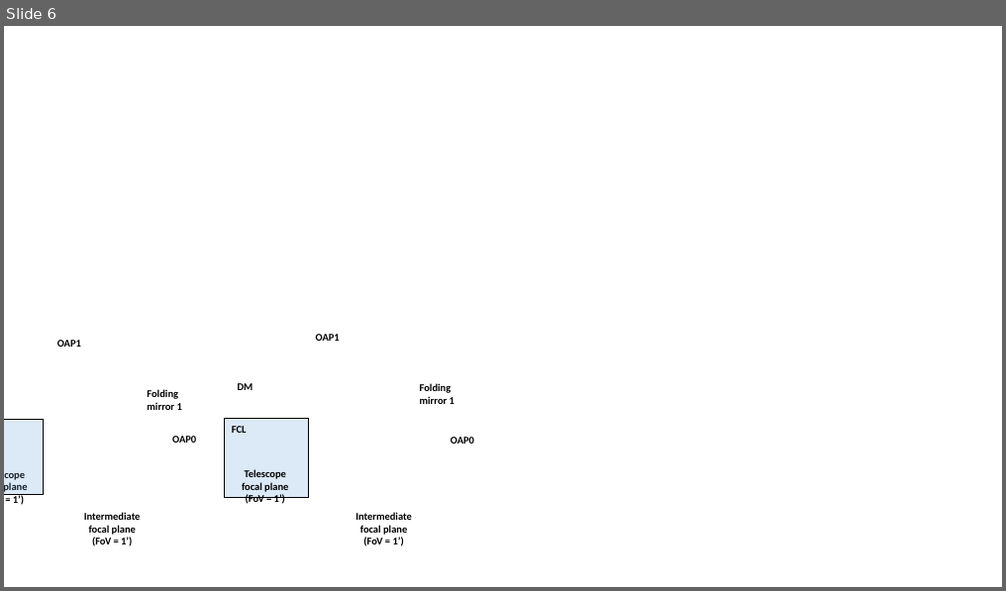
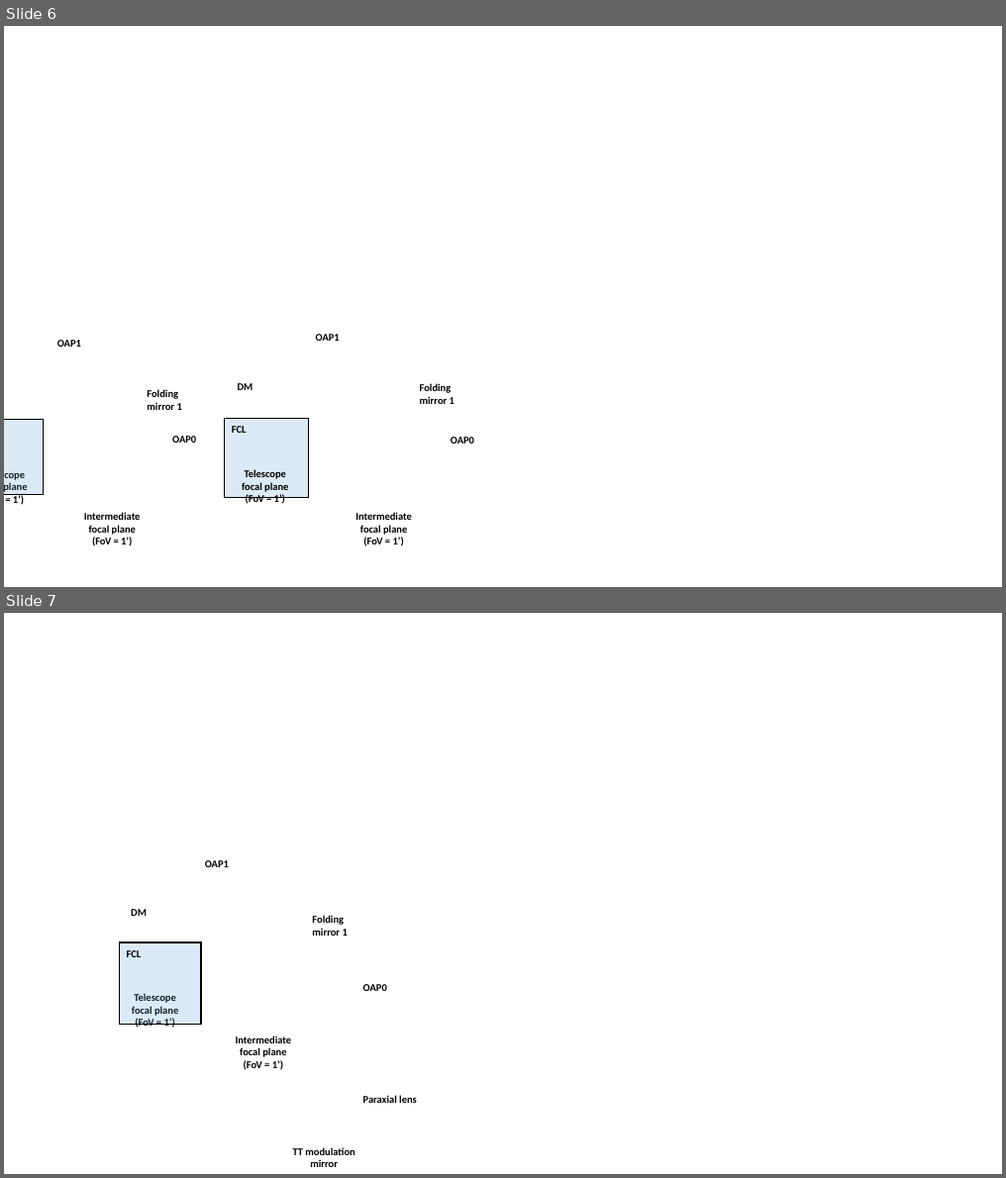
Before and after one commit to AudreyBouxin/AO_DESIGN, a slide deck: 20180518_AO_design_report/images/images_sketch.pptx. Shown one above the other, each under a label of ours: slide 6 before the commit, slides 6 and 7 after it. The pictures are 1006x591 and 1006x1178 pixels, drawn with LibreOffice and Linux fonts; fonts in the diff are those of the drawing; background and template pictures are left out. Boxes give left, top, right and bottom in pixels: in the first picture for what was removed or moved away, otherwise in the second. Text is boxed around its words. In the diff, an @@ line names an element or a change of style, - is before the commit and + after.

Commit message:
Design up to the pyramid apex
Optimization of the focal length of the lens to have a F#=60, a beam footprint on the TT modulation mirror of approx 5mm and the TT mirror tilted at 20° to allow us to insert the ADC around the pupil plane

```diff
--- a/20180518_AO_design_report/images/images_sketch.pptx
+++ b/20180518_AO_design_report/images/images_sketch.pptx
@@ slide 7 added at (4,613,1002,1174), background picture (left out) @@
@@ text added at (205,861,229,867), 10 pt, text #000000, bold @@
+OAP1
@@ text added at (131,909,147,916), 10 pt, text #000000, bold @@
+DM
@@ text added at (312,915,348,936), 10 pt, text #000000, bold @@
+Folding
+mirror 1
@@ rectangle added at (119,943,201,1025), fill #5B9BD5 at 21% opacity, outline #000000 1 pt @@
@@ text added at (127,951,142,958), 10 pt, text #000000, bold @@
+FCL
@@ text added at (132,993,178,1028), 10 pt, text #000000, bold @@
+Telescope
+focal plane
+(FoV = 1’)
@@ text added at (363,984,387,991), 10 pt, text #000000, bold @@
+OAP0
@@ text added at (236,1036,292,1070), 10 pt, text #000000, bold @@
+Intermediate
+focal plane
+(FoV = 1’)
@@ text added at (363,1095,417,1103), 10 pt, text #000000, bold @@
+Paraxial lens
@@ text added at (293,1148,354,1167), 10 pt, text #000000, bold @@
+TT modulation
+mirror
```
Also in this commit, not shown: 1 other slide added, 8 other files.
